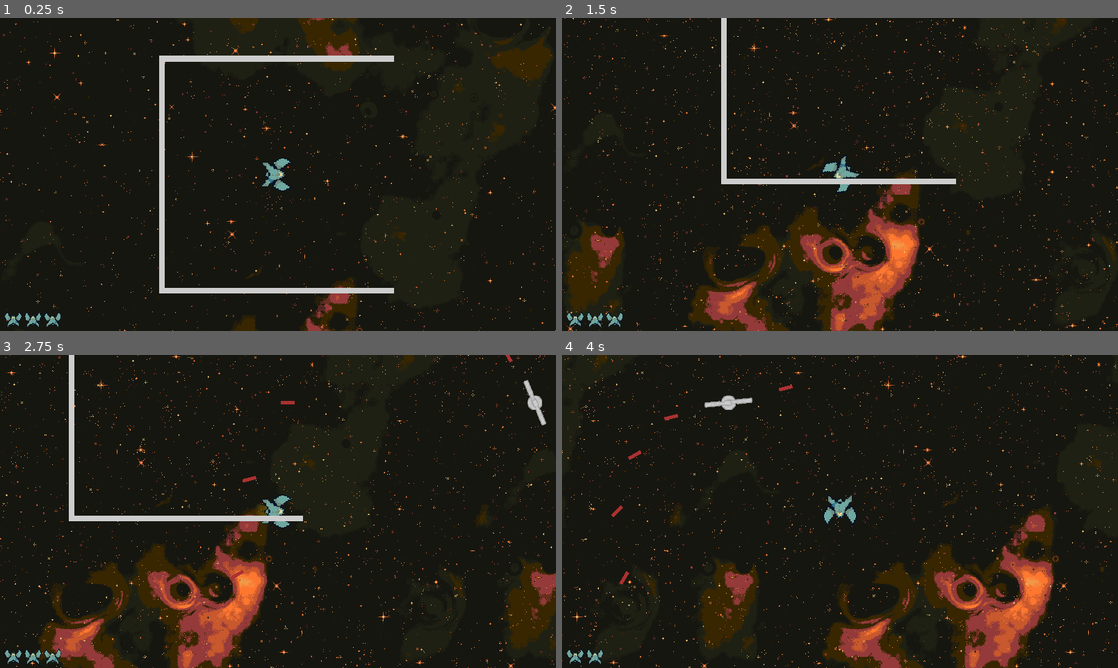
Above: before the commit, frames 1-4 (two rows, left to right).
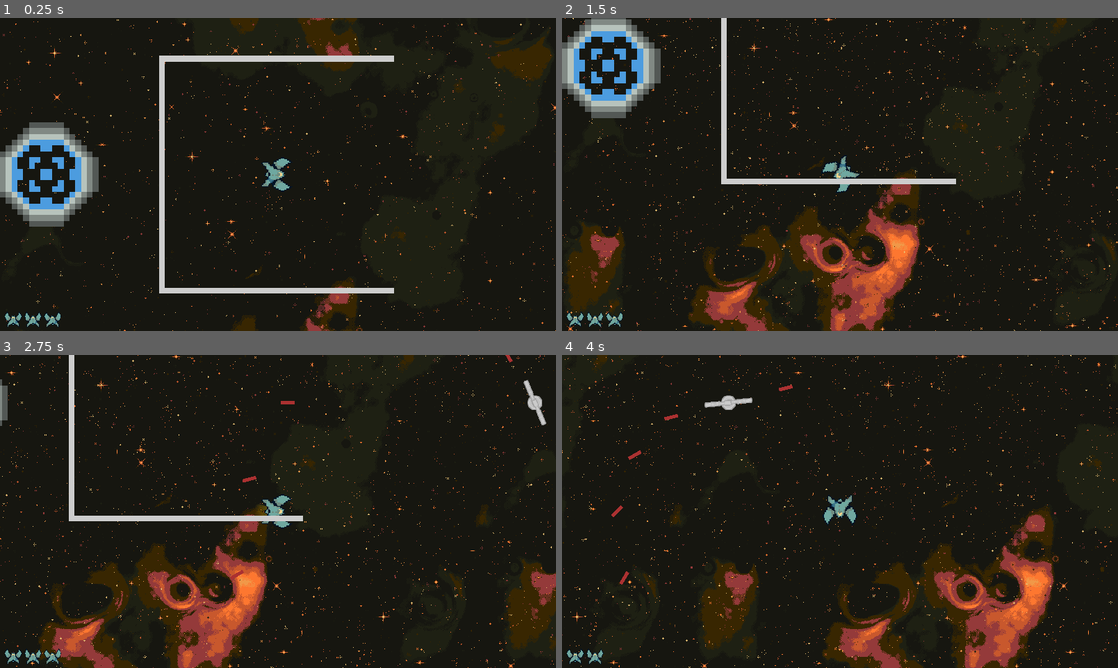
Above: after the commit, the same moments.

Repository: AnEnigmaticBug/chronozine
Game: Godot game, scene res://src/levels/Level.tscn
Two runs of this game, one before a commit and one after it. Both use one fixed random seed, a clock stepped at 60 frames per second and the inputs below. The project has no main scene, so this scene is started directly.
Inputs:
- Up to frame 1 (0.25 s): no input
- Up to frame 2 (1.5 s): hold Space (accelerate) 0.53-1.28 s; hold Down (point_dn) 0.53-1.28 s; tap Left (point_lt) at 1.35 s
- Up to frame 3 (2.75 s): hold Space (accelerate) from 2.03 s (still down); hold Right (point_rt) from 2.03 s (still down)
- Up to frame 4 (4 s): release Right (point_rt) at 2.78 s; tap Ctrl (slo_mo) at 2.85 s; release Space (accelerate) at 3.53 s; hold Down (point_dn) from 3.53 s (still down)

The runs differ from the first frame. In frame 1, 3.3% of the frame differs, in the area x 0-18%, y 33-67%; in frame 2, 3.2%; in frame 3, 0.2%; in frame 4, nothing differs.

Commit message:
Add goals and test one out in the level

Diff:
--- /dev/null
+++ b/chronozine/src/goal/Goal.tscn
@@ -0,0 +1,26 @@
+[gd_scene load_steps=6 format=2]
+
+[ext_resource path="res://assets/images/goal/goal2.png" type="Texture" id=1]
+[ext_resource path="res://assets/images/goal/goal1.png" type="Texture" id=2]
+[ext_resource path="res://assets/images/goal/goal0.png" type="Texture" id=3]
+
+[sub_resource type="SpriteFrames" id=1]
+animations = [ {
+"frames": [ ExtResource( 3 ), ExtResource( 2 ), ExtResource( 1 ) ],
+"loop": true,
+"name": "default",
+"speed": 5.0
+} ]
+
+[sub_resource type="RectangleShape2D" id=2]
+extents = Vector2( 100, 100 )
+
+[node name="Goal" type="Area2D"]
+monitorable = false
+
+[node name="AnimatedSprite" type="AnimatedSprite" parent="."]
+frames = SubResource( 1 )
+playing = true
+
+[node name="CollisionShape2D" type="CollisionShape2D" parent="."]
+shape = SubResource( 2 )
--- a/chronozine/src/levels/Level.gd
+++ b/chronozine/src/levels/Level.gd
@@ -11,6 +11,11 @@
 func _ready() -> void:
 	for gun in get_tree().get_nodes_in_group("gun"):
 		gun.connect("laser_fired", self, "_on_laser_fired")
+
+
+func _on_Goal_body_entered(body: Node) -> void:
+	if body is Player:
+		get_tree().reload_current_scene()
 
 
 func _on_Player_started_slo_mo() -> void:
--- a/chronozine/src/levels/Level.tscn
+++ b/chronozine/src/levels/Level.tscn
@@ -7,6 +7,7 @@
 [ext_resource path="res://src/walls/Wall.tscn" type="PackedScene" id=5]
 [ext_resource path="res://src/levels/Level.gd" type="Script" id=6]
 [ext_resource path="res://src/turrets/Turret.tscn" type="PackedScene" id=7]
+[ext_resource path="res://src/goal/Goal.tscn" type="PackedScene" id=8]
 [ext_resource path="res://src/turrets/Gun.tscn" type="PackedScene" id=9]
 [ext_resource path="res://src/turrets/combinators/Rotator.tscn" type="PackedScene" id=10]
 [ext_resource path="res://src/turrets/combinators/ConstFire.tscn" type="PackedScene" id=11]
@@ -45,6 +46,9 @@
 region_enabled = true
 region_rect = Rect2( 0, 0, 1920, 1080 )
 
+[node name="Goal" parent="." instance=ExtResource( 8 )]
+position = Vector2( -400, 0 )
+
 [node name="Player" parent="." instance=ExtResource( 3 )]
 
 [node name="Turrets" type="Node2D" parent="."]
@@ -70,6 +74,7 @@
 
 [node name="Lasers" type="Node2D" parent="."]
 
+[connection signal="body_entered" from="Goal" to="." method="_on_Goal_body_entered"]
 [connection signal="died" from="Player" to="." method="_on_Player_died"]
 [connection signal="started_slo_mo" from="Player" to="." method="_on_Player_started_slo_mo"]
 [connection signal="stopped_slo_mo" from="Player" to="." method="_on_Player_stopped_slo_mo"]
Binary file added: chronozine/assets/images/goal/goal0.png
Not shown, added: chronozine/assets/images/goal/goal0.png.import
Binary file added: chronozine/assets/images/goal/goal1.png
Not shown, added: chronozine/assets/images/goal/goal1.png.import
Binary file added: chronozine/assets/images/goal/goal2.png
Not shown, added: chronozine/assets/images/goal/goal2.png.import
Not shown: 1 places in chronozine/src/levels/Level.tscn that only renumber resources
